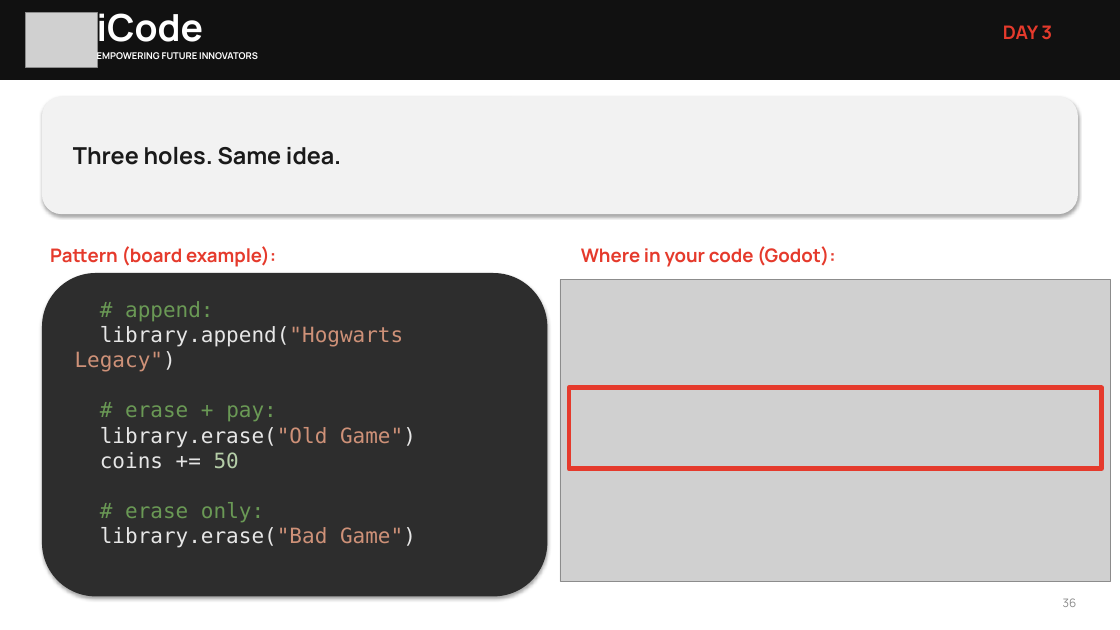
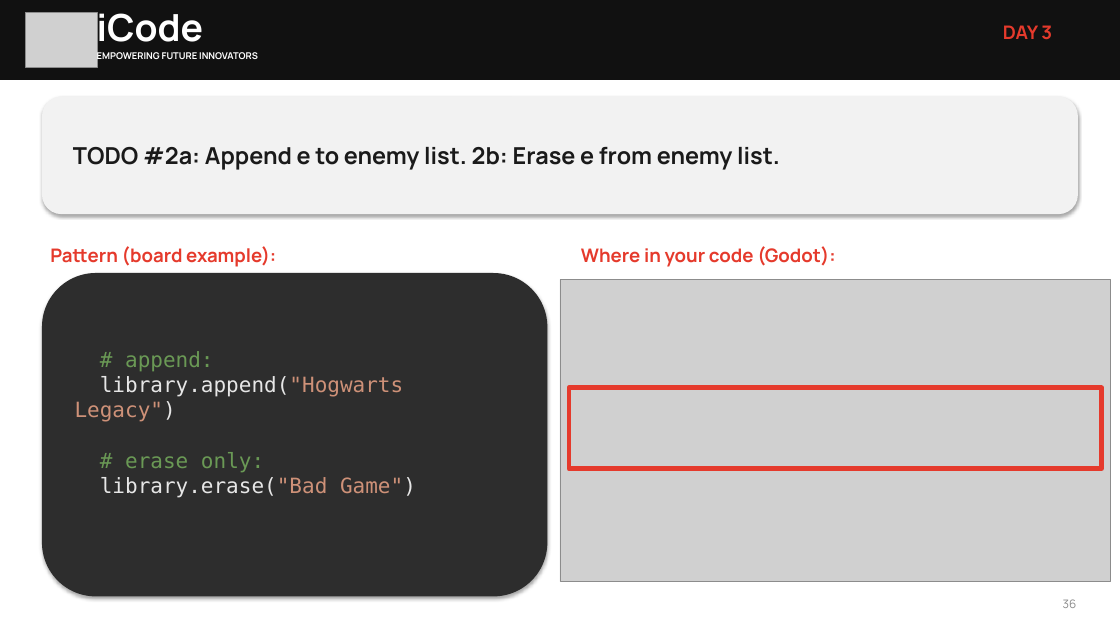
Before and after one commit to Westopoli/iCodeVRCamp, a slide deck: slide 34 of slides/Final Slides/Day3.pptx. Drawn at 1120x630 pixels with LibreOffice and Linux fonts; fonts in the diff are those of the drawing; grey boxes stand for pictures. Boxes give left, top, right and bottom in pixels: in the first picture for what was removed or moved away, otherwise in the second. Text is boxed around its words. In the diff, an @@ line names an element or a change of style, - is before the commit and + after.

```diff
--- a/slides/Final Slides/Day3.pptx
+++ b/slides/Final Slides/Day3.pptx
@@ rounded rectangle "TODO #2a: Append e to ..." at <box>42,97,1078,214</box>: proportions changed @@
@@ text in rounded rectangle at <box>73,147,780,170</box>: text changed @@
-Three holes. Same idea.
+TODO #2a: Append e to enemy list. 2b: Erase e from enemy list.
@@ rounded rectangle "# append:" at <box>42,273,548,597</box>: proportions changed @@
@@ text in rounded rectangle at <box>100,405,416,469</box>: paragraphs removed @@
-# erase + pay:
-library.erase("Old Game")
-coins += 50
```
Also in this commit, not shown: 70 other slides changed, 1 slide removed, 28 other files.
